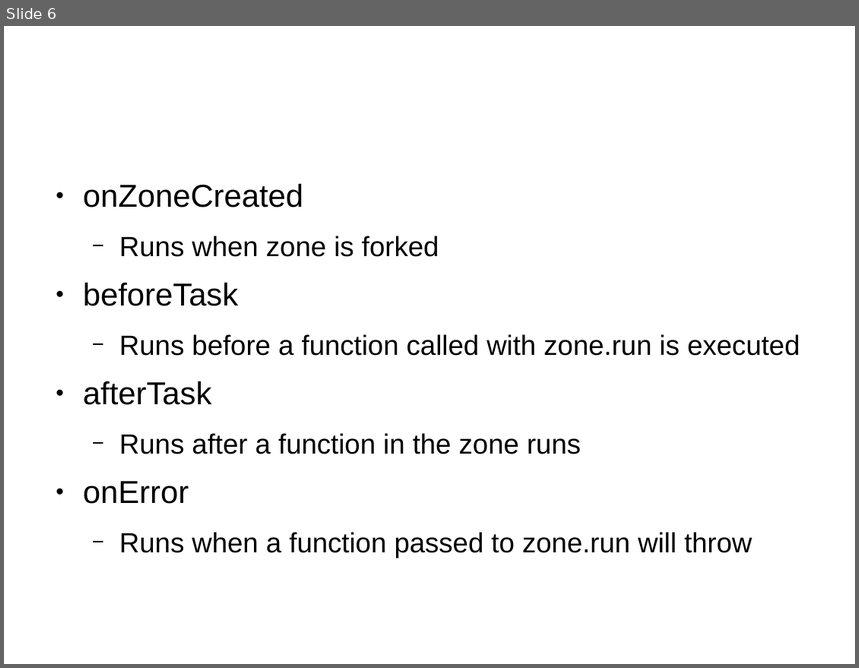
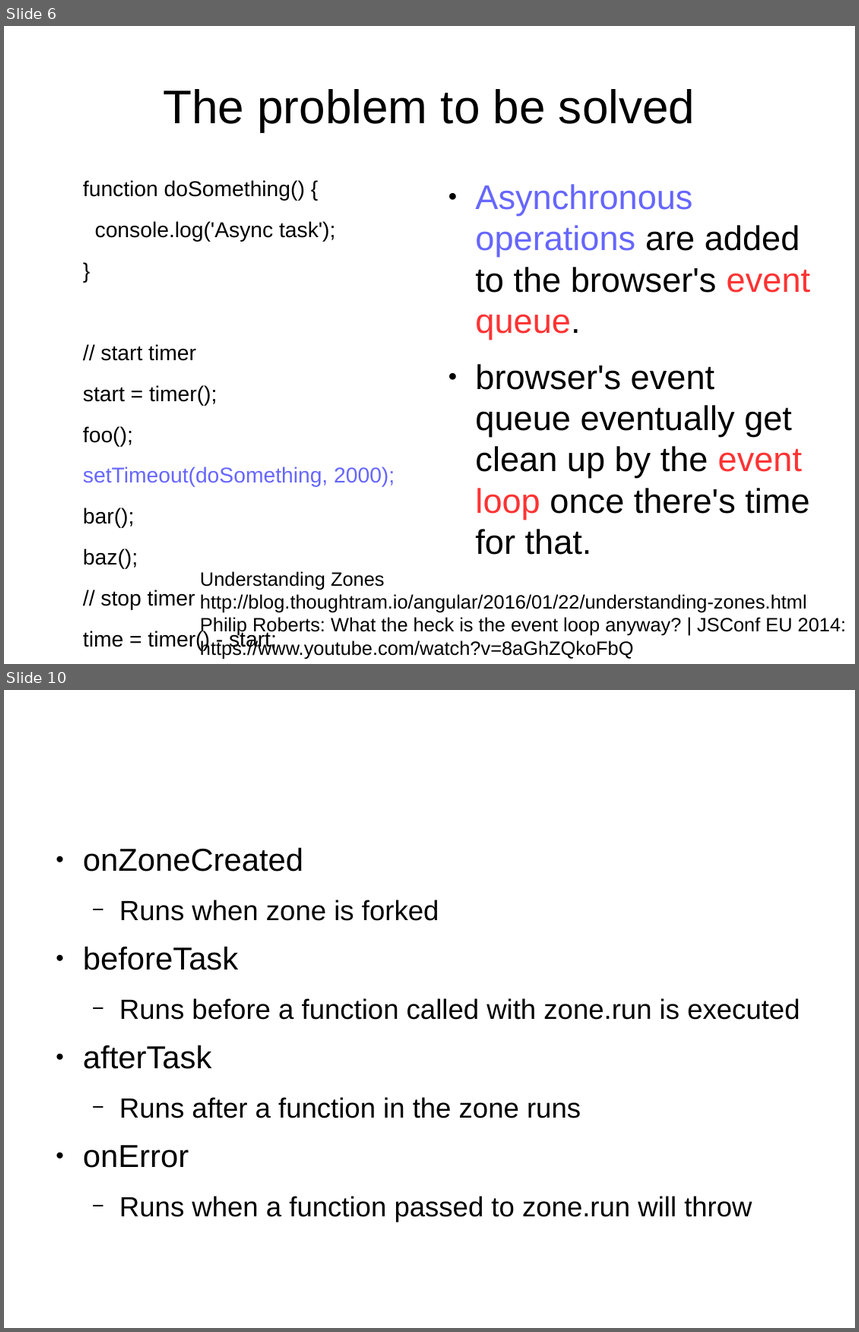
Before and after one commit to sallop/zone-tutorial, a slide deck: resume.odp. Shown one above the other, each under a label of ours: slide 6 before the commit, slides 6 and 10 after it; the slides between them are not shown. The pictures are 859x668 and 859x1332 pixels, drawn with LibreOffice and Linux fonts; fonts in the diff are those of the drawing. Boxes give left, top, right and bottom in pixels: in the first picture for what was removed or moved away, otherwise in the second. Text is boxed around its words. In the diff, an @@ line names an element or a change of style, - is before the commit and + after.

```diff
--- a/resume.odp
+++ b/resume.odp
@@ slide 6 added at (4,26,855,664), background #FFFFFF @@
@@ title added at (163,89,695,132), 44 pt, text #000000 @@
+The problem to be solved
@@ text added at (83,180,395,651), 20 pt, text #000000 @@
+function doSomething() {
+console.log('Async task');
+}
+// start timer
+start = timer();
+foo();
+setTimeout(doSomething, 2000);
+bar();
+baz();
+// stop timer
+time = timer() - start;
@@ text added at (475,184,810,555), 32 pt, text #000000 @@
+● Asynchronous operations are added to the browser's event queue.
+● browser's event queue eventually get clean up by the event loop once there's time for that.
@@ text added at (200,572,847,659), 18 pt, text #000000 @@
+Understanding Zones
+http://blog.thoughtram.io/angular/2016/01/22/understanding-zones.html
+Philip Roberts: What the heck is the event loop anyway? | JSConf EU 2014:
+https://www.youtube.com/watch?v=8aGhZQkoFbQ
@@ what was slide 6 is now slide 10 @@
```
Also in this commit, not shown: 1 slide changed, 3 other slides added.
